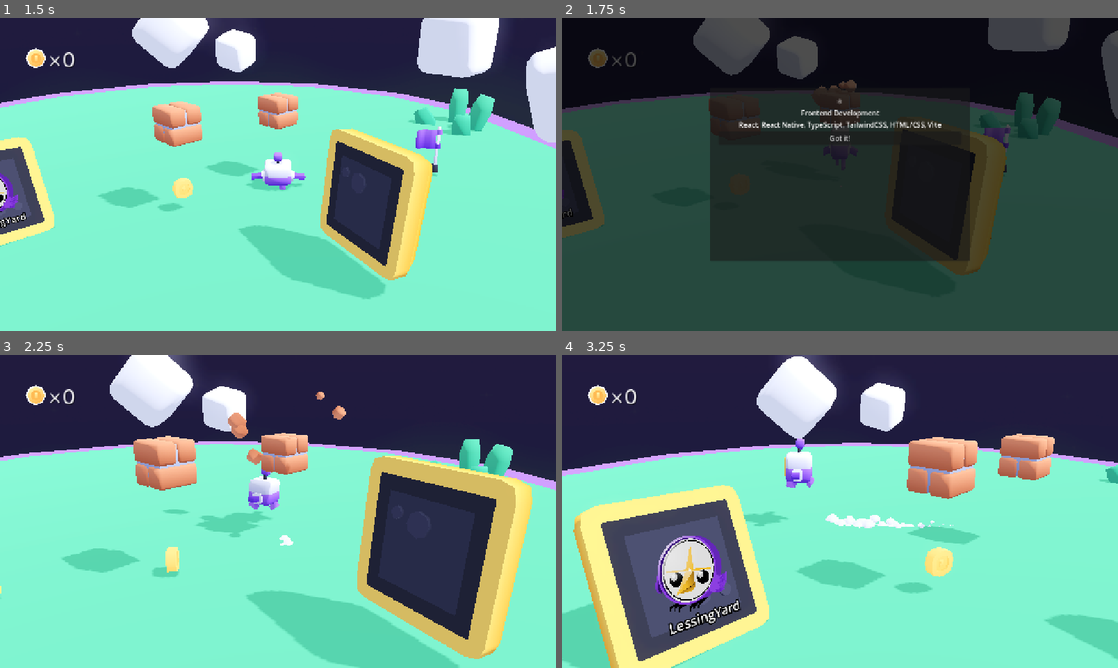
Above: before the commit, frames 1-4 (two rows, left to right).
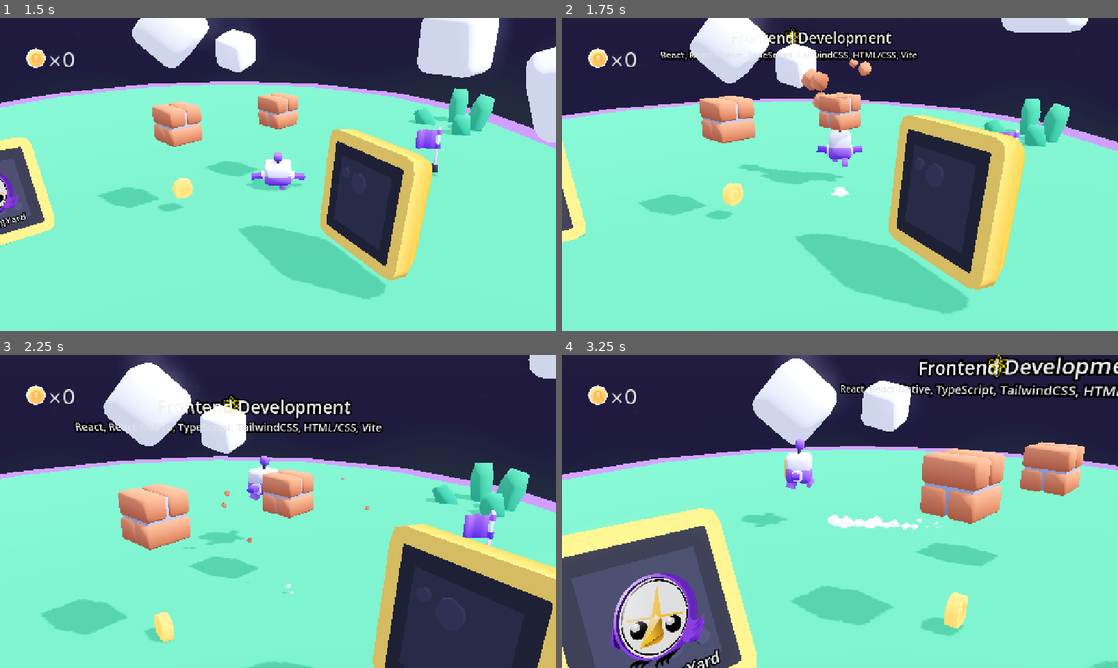
Above: after the commit, the same moments.

Repository: PietB0X/godot_portfolio
Game: Godot game, scene res://scenes/main.tscn
Two runs of this game, one before a commit and one after it. Both use one fixed random seed, a clock stepped at 60 frames per second and the inputs below.
Inputs:
- Up to frame 1 (1.5 s): tap Enter (ui_accept) at 0.5 s; hold W (move_forward) from 0.53 s (still down); tap Space (jump) at 0.6, 0.77, 1.07 s; tap Down (camera_down) at 1.35 s
- Up to frame 2 (1.75 s): keep holding W (move_forward); tap Space (jump) at 1.52, 1.55 s
- Up to frame 3 (2.25 s): tap Space (jump) at 1.82 s; release W (move_forward) at 2.03 s; hold A (move_left) from 2.03 s (still down); tap Left (camera_left) at 2.1 s
- Up to frame 4 (3.25 s): keep holding A (move_left); tap Space (jump) at 2.3, 3.02, 3.05 s; tap Right (camera_right) at 2.85 s

Frame 1 is identical in both runs. In frame 2, 98% of the frame differs, in the area x 0-100%, y 0-100%; in frame 3, 41%; in frame 4, 34%.

Commit message:
feat: add in-world skill popup and head-bump trigger
Skill blocks now unlock content on Mario-style bottom hits and show a 3D popup in world space without pausing the game. Popup placement can be adjusted via the PopupAnchor.

Diff:
--- a/objects/skill_block.gd
+++ b/objects/skill_block.gd
@@ -1,3 +1,4 @@
+@tool
 extends StaticBody3D
 
 ## Skill Block - ? Block that unlocks skill information
@@ -5,15 +6,22 @@
 
 @export var content_id: String = "skill_frontend"  # Set in editor
 @export var block_color: Color = Color.YELLOW  # Yellow for ? blocks
+@export var popup_offset: Vector3 = Vector3(0, 1.6, 0)  # Local offset for in-world popup
 
 @onready var bottom_detector = $BottomDetector
 @onready var mesh = $Mesh
 @onready var particles = $Particles
+@onready var popup_anchor: Marker3D = $PopupAnchor
 
 var opened = false
 var content_data: Dictionary = {}
+var _last_trigger_ms: int = 0
 
 func _ready():
+	if Engine.is_editor_hint():
+		_sync_anchor_from_export()
+		return
+
 	# Connect bottom detector
 	bottom_detector.body_entered.connect(_on_bottom_hit)
 
@@ -29,7 +37,28 @@
 		_set_opened_state()
 
 func _on_bottom_hit(body: Node3D) -> void:
-	if body.is_in_group("player"):
+	if not body.is_in_group("player"):
+		return
+
+	# Mario-style: only trigger when the player hits from below while moving upward.
+	# Player is a CharacterBody3D in this project.
+	var player: CharacterBody3D = body as CharacterBody3D
+	if player == null:
+		return
+
+	# Cooldown to avoid multi-triggers on the same bump
+	var now: int = Time.get_ticks_msec()
+	if now - _last_trigger_ms < 250:
+		return
+
+	# Moving upward (jumping). In this project, velocity.y is positive when moving up.
+	var moving_up: bool = player.velocity.y > 0.25
+
+	# Ensure player is below the block (head-bump)
+	var from_below: bool = player.global_position.y < global_position.y - 0.1
+
+	if moving_up and from_below:
+		_last_trigger_ms = now
 		open_block()
 
 func open_block():
@@ -72,29 +101,44 @@
 		_find_and_modify_mesh_instances(child)
 
 func _show_skill_popup():
-	# Create popup and add to scene tree
-	var popup_scene = preload("res://ui/skill_popup.tscn")
+	# Create 3D popup and add to the world (no pausing, in-world UI)
+	var popup_scene: PackedScene = preload("res://ui/skill_popup_3d.tscn")
 	if not popup_scene:
-		push_error("[SkillBlock] Failed to load skill_popup.tscn!")
+		push_error("[SkillBlock] Failed to load skill_popup_3d.tscn!")
 		return
 
-	var popup = popup_scene.instantiate()
+	var popup: Node = popup_scene.instantiate()
 
-	# Add to CanvasLayer or main scene
-	var main_scene = get_tree().current_scene
-	var canvas_layer = main_scene.get_node_or_null("CanvasLayer")
-
-	if canvas_layer:
-		canvas_layer.add_child(popup)
-	else:
-		# Create CanvasLayer if it doesn't exist
-		canvas_layer = CanvasLayer.new()
-		canvas_layer.name = "CanvasLayer"
-		main_scene.add_child(canvas_layer)
-		canvas_layer.add_child(popup)
+	# Add as child of the block so it stays in the world space
+	add_child(popup)
+	if popup is Node3D:
+		var p3d := popup as Node3D
+		p3d.position = _get_popup_offset()
 
 	# Set content
 	if popup.has_method("set_content"):
 		popup.set_content(content_data)
 	else:
 		push_error("[SkillBlock] Popup doesn't have set_content method!")
+
+func _process(_delta: float) -> void:
+	if not Engine.is_editor_hint():
+		return
+	_sync_export_from_anchor()
+
+func _get_popup_offset() -> Vector3:
+	if popup_anchor:
+		return popup_anchor.position
+	return popup_offset
+
+func _sync_export_from_anchor() -> void:
+	if not popup_anchor:
+		return
+	# Keep the exported value in sync so it persists in scenes.
+	if popup_offset != popup_anchor.position:
+		popup_offset = popup_anchor.position
+
+func _sync_anchor_from_export() -> void:
+	if not popup_anchor:
+		return
+	popup_anchor.position = popup_offset
--- a/objects/skill_block.tscn
+++ b/objects/skill_block.tscn
@@ -59,6 +59,9 @@
 transform = Transform3D(1, 0, 0, 0, 1, 0, 0, 0, 1, 0, -0.1, 0)
 shape = SubResource("BoxShape3D_detector")
 
+[node name="PopupAnchor" type="Marker3D" parent="."]
+position = Vector3(0, 1.6, 0)
+
 [node name="Particles" type="GPUParticles3D" parent="."]
 transform = Transform3D(1, 0, 0, 0, 1, 0, 0, 0, 1, 0, 0.25192702, 0)
 material_override = ExtResource("3_colormap")
--- /dev/null
+++ b/ui/skill_popup_3d.gd
@@ -0,0 +1,68 @@
+extends Node3D
+
+## Skill Popup (3D) - In-world billboard card that does NOT pause the game.
+
+@export var auto_hide_seconds: float = 2.5
+@export var y_offset: float = 0.0
+
+@onready var background: MeshInstance3D = $Background
+@onready var title_label: Label3D = $TitleLabel
+@onready var content_label: Label3D = $ContentLabel
+@onready var icon_label: Label3D = $IconLabel
+
+var _content_data: Dictionary = {}
+
+func _ready() -> void:
+	# Slight rise-in animation + auto-hide
+	position.y += y_offset
+	_scale_in()
+	_auto_hide()
+
+func _process(_delta: float) -> void:
+	# Always face the active camera (billboard effect)
+	var cam := get_viewport().get_camera_3d()
+	if cam:
+		# `look_at` makes the -Z axis face the target; depending on mesh/text facing,
+		# this can result in mirrored content. Rotate 180° to show the front side.
+		look_at(cam.global_transform.origin, Vector3.UP)
+		rotate_y(PI)
+
+func set_content(data: Dictionary) -> void:
+	_content_data = data
+	title_label.text = str(data.get("title", ""))
+	content_label.text = str(data.get("content", ""))
+	icon_label.text = str(data.get("icon", ""))
+
+	# Adjust background size roughly based on content length (cheap + good enough)
+	var lines: int = maxi(1, content_label.text.count("\n") + 1)
+	var height: float = 1.0 + float(lines) * 0.25
+	_set_background_size(Vector2(2.6, height))
+	_reposition_labels(height)
+
+func _auto_hide() -> void:
+	if auto_hide_seconds <= 0:
+		return
+	await get_tree().create_timer(auto_hide_seconds).timeout
+	_fade_out_and_free()
+
+func _scale_in() -> void:
+	scale = Vector3.ZERO
+	var tween := create_tween()
+	tween.tween_property(self, "scale", Vector3.ONE, 0.15).set_trans(Tween.TRANS_BACK).set_ease(Tween.EASE_OUT)
+
+func _fade_out_and_free() -> void:
+	var tween := create_tween()
+	tween.tween_property(self, "scale", Vector3.ZERO, 0.12).set_trans(Tween.TRANS_QUAD).set_ease(Tween.EASE_IN)
+	await tween.finished
+	queue_free()
+
+func _set_background_size(size: Vector2) -> void:
+	var plane := background.mesh as PlaneMesh
+	if plane:
+		plane.size = size
+
+func _reposition_labels(bg_height: float) -> void:
+	# Labels are centered by default; nudge them to fit the background
+	icon_label.position = Vector3(-1.05, bg_height * 0.35, 0.02)
+	title_label.position = Vector3(-0.65, bg_height * 0.35, 0.02)
+	content_label.position = Vector3(-1.15, bg_height * 0.05, 0.02)
--- /dev/null
+++ b/ui/skill_popup_3d.tscn
@@ -0,0 +1,41 @@
+[gd_scene load_steps=4 format=3 uid="uid://ctqyvcp17wshk"]
+
+[ext_resource type="Script" uid="uid://y6bqnjq483j" path="res://ui/skill_popup_3d.gd" id="1_skill_popup_3d"]
+
+[sub_resource type="StandardMaterial3D" id="StandardMaterial3D_bg"]
+transparency = 1
+no_depth_test = true
+shading_mode = 0
+albedo_color = Color(0.08, 0.08, 0.1, 0.75)
+disable_receive_shadows = true
+
+[sub_resource type="PlaneMesh" id="PlaneMesh_bg"]
+size = Vector2(2.6, 1.2)
+
+[node name="SkillPopup3D" type="Node3D"]
+script = ExtResource("1_skill_popup_3d")
+
+[node name="Background" type="MeshInstance3D" parent="."]
+visible = false
+material_override = SubResource("StandardMaterial3D_bg")
+cast_shadow = 0
+mesh = SubResource("PlaneMesh_bg")
+
+[node name="IconLabel" type="Label3D" parent="."]
+pixel_size = 0.01
+no_depth_test = true
+modulate = Color(1, 0.9, 0.2, 1)
+text = "?"
+font_size = 48
+
+[node name="TitleLabel" type="Label3D" parent="."]
+pixel_size = 0.01
+no_depth_test = true
+text = "Skill"
+
+[node name="ContentLabel" type="Label3D" parent="."]
+pixel_size = 0.01
+no_depth_test = true
+modulate = Color(0.92, 0.92, 0.95, 1)
+text = "Content"
+font_size = 20
Not shown: 1 places in objects/skill_block.tscn that only renumber resources
Not shown, added: ui/skill_popup_3d.gd.uid
